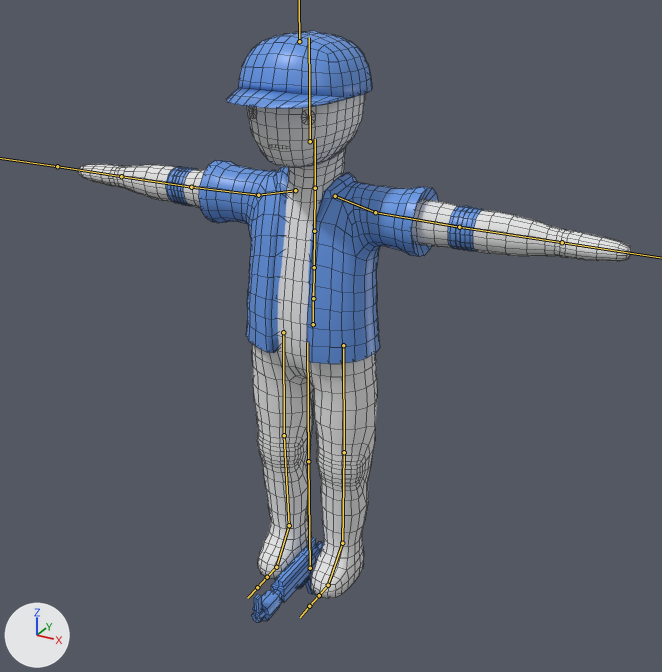
The FBX model Assets/Mesh/Doll_guard.fbx, before and after one commit.
Rendered twice from a 50 mm lens placed at (0.921, -1.569, 1.412), pointed at (0.124, -0.12, 0.688). Arrows for +X, +Y and +Z are at lower left; the lights stay in place. The bones that bend it are drawn over the model as lines. Mesh edges are drawn as thin lines.
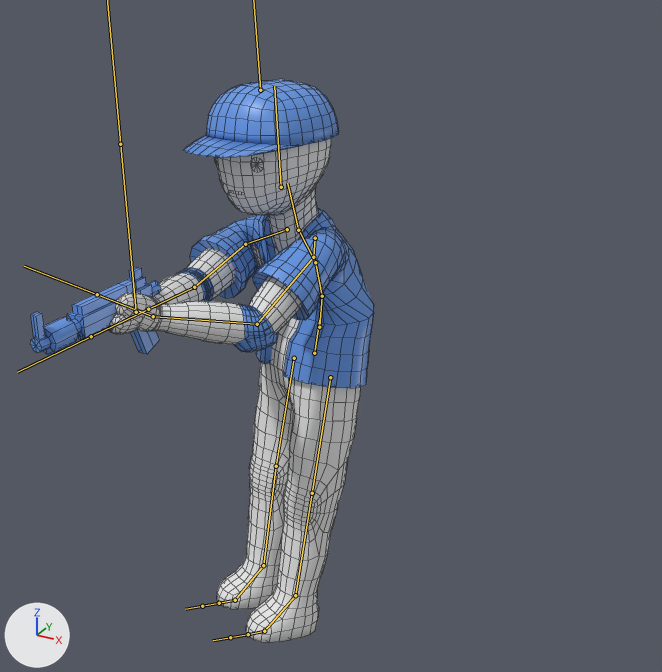
The newer file adds an action. The first version stands in its rest pose; the second is drawn at frame 27 of the action 'Armature|shoot_running'.

What differs and where, as boxes (x1, y1, x2, y2) in the pictures (662 x 672 px):
'Plane.001', posed (55% narrower)
    before: (78, 94, 631, 598)
    after: (109, 138, 360, 642)
'Plane.002', posed (8% wider, 48% shorter)
    before: (166, 31, 483, 622)
    after: (30, 79, 374, 388)
bone 'mixamorig:Hips', root to tip
    before: (313, 324) to (313, 292)
    after: (314, 353) to (319, 320)
bone 'mixamorig:Spine', root to tip
    before: (313, 298) to (314, 267)
    after: (319, 327) to (322, 296)
bone 'mixamorig:Spine1', root to tip
    before: (314, 267) to (314, 231)
    after: (322, 296) to (315, 262)
bone 'mixamorig:Spine2', root to tip
    before: (314, 231) to (315, 187)
    after: (315, 262) to (298, 229)
bone 'mixamorig:Neck', root to tip
    before: (315, 188) to (315, 139)
    after: (298, 230) to (287, 183)
bone 'mixamorig:Head', root to tip
    before: (310, 141) to (309, 37)
    after: (281, 187) to (274, 86)
bone 'mixamorig:LeftShoulder', root to tip
    before: (335, 196) to (375, 212)
    after: (315, 238) to (313, 257)
bone 'mixamorig:LeftArm', root to tip
    before: (375, 212) to (459, 227)
    after: (313, 257) to (257, 324)
bone 'mixamorig:LeftForeArm', root to tip
    before: (459, 227) to (562, 242)
    after: (257, 324) to (153, 316)
bone 'mixamorig:RightShoulder', root to tip
    before: (295, 190) to (258, 195)
    after: (287, 229) to (245, 244)
bone 'mixamorig:RightArm', root to tip
    before: (258, 195) to (191, 187)
    after: (245, 244) to (194, 287)
bone 'mixamorig:RightForeArm', root to tip
    before: (191, 187) to (121, 176)
    after: (194, 287) to (148, 309)
bone 'mixamoweapon', root to tip
    before: (310, 568) to (308, 461)
    after: (136, 312) to (120, 144)

The change in detail:
Bone 'mixamorig:Hips' (bone_mixamorig_hips) moves from (0.0, 0.0, 0.0) to (0.001, -0.069, -0.003).
Bone 'mixamorig:Hips' (bone_mixamorig_hips) turns from (0, 0, 0) to (-17, -28, 5) degrees about its own x, y and z.
Bone 'mixamorig:Spine' (bone_mixamorig_spine) turns from (0, 0, 0) to (9, 2, 0) degrees about its own x, y and z.
Bone 'mixamorig:Spine1' (bone_mixamorig_spine1) turns from (0, 0, 0) to (18, 3, -1) degrees about its own x, y and z.
Bone 'mixamorig:Spine2' (bone_mixamorig_spine2) turns from (0, 0, 0) to (18, 3, -1) degrees about its own x, y and z.
Bone 'mixamorig:Neck' (bone_mixamorig_neck) turns from (0, 0, 0) to (-22, 7, 3) degrees about its own x, y and z.
Bone 'mixamorig:Head' (bone_mixamorig_head) turns from (0, 0, 0) to (-7, -1, -6) degrees about its own x, y and z.
Bone 'mixamorig:LeftShoulder' (bone_mixamorig_leftshoulder) turns from (0, 0, 0) to (-26, -32, 59) degrees about its own x, y and z.
Bone 'mixamorig:LeftArm' (bone_mixamorig_leftarm) turns from (0, 0, 0) to (63, -25, -4) degrees about its own x, y and z.
Bone 'mixamorig:LeftForeArm' (bone_mixamorig_leftforearm) turns from (0, 0, 0) to (2, -1, 51) degrees about its own x, y and z.
Bone 'mixamorig:LeftHand' (bone_mixamorig_lefthand) turns from (0, 0, 0) to (-49, -1, 10) degrees about its own x, y and z.
Bone 'mixamorig:RightShoulder' (bone_mixamorig_rightshoulder) turns from (0, 0, 0) to (-12, 24, -55) degrees about its own x, y and z.
Bone 'mixamorig:RightArm' (bone_mixamorig_rightarm) turns from (0, 0, 0) to (30, 34, -42) degrees about its own x, y and z.
Bone 'mixamorig:RightForeArm' (bone_mixamorig_rightforearm) turns from (0, 0, 0) to (1, 0, -27) degrees about its own x, y and z.
Bone 'mixamoweapon' (bone_mixamoweapon) moves from (0.0, 0.0, 0.0) to (-0.118, 0.792, 0.403).
